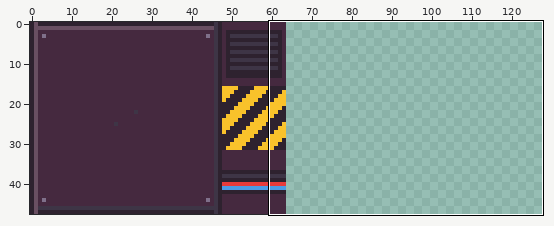
A pixel-art file gets an edit: graphics/source/tileset_wall.aseprite. The picture above shows the old version from afar; the outline marks the close-up.
Close-up. First the earlier version:
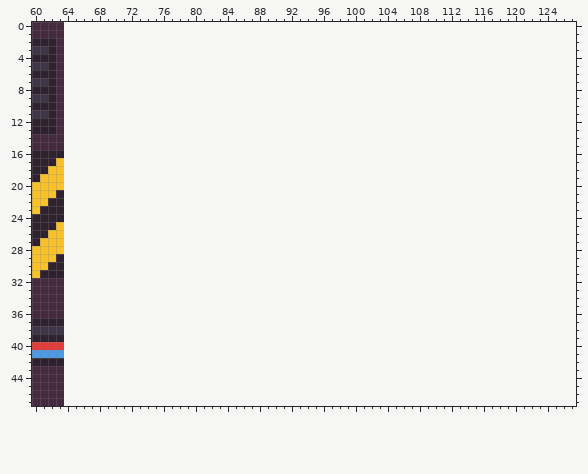
64x48 pixels, 1 frame. Shown: x 60..127, y 0..47. The old version is drawn lined up with the new one, on the new canvas.
After:
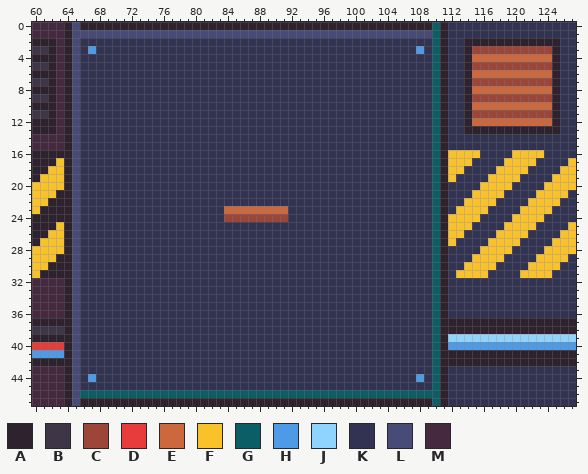
Palette (. is transparent): A #2e222f  B #3e3546  C #9e4539  D #e83b3b  E #cd683d  F #f9c22b  G #0b5e65  H #4d9be6  J #8fd3ff  K #323353  L #484a77  M #45293f
The edit:
canvas 64x48 -> 128x48
y 0: x 64..127 ................................................................ -> ALAAAAAAAAAAAAAAAAAAAAAAAAAAAAAAAAAAAAAAAAAAAAGAKKKKKKKKKKKKKKKK
y 1: x 64..127 ................................................................ -> ALLLLLLLLLLLLLLLLLLLLLLLLLLLLLLLLLLLLLLLLLLLLLGAKKKKKKKKKKKKKKKK
y 2: x 64..127 ................................................................ -> ALKKKKKKKKKKKKKKKKKKKKKKKKKKKKKKKKKKKKKKKKKKKKGAKKAAAAAAAAAAAAKK
y 3: x 64..127 ................................................................ -> ALKHKKKKKKKKKKKKKKKKKKKKKKKKKKKKKKKKKKKKKKKKHKGAKKACCCCCCCCCCAKK
y 4: x 64..127 ................................................................ -> ALKKKKKKKKKKKKKKKKKKKKKKKKKKKKKKKKKKKKKKKKKKKKGAKKAEEEEEEEEEEAKK
y 5: x 64..127 ................................................................ -> ALKKKKKKKKKKKKKKKKKKKKKKKKKKKKKKKKKKKKKKKKKKKKGAKKACCCCCCCCCCAKK
y 6: x 64..127 ................................................................ -> ALKKKKKKKKKKKKKKKKKKKKKKKKKKKKKKKKKKKKKKKKKKKKGAKKAEEEEEEEEEEAKK
y 7: x 64..127 ................................................................ -> ALKKKKKKKKKKKKKKKKKKKKKKKKKKKKKKKKKKKKKKKKKKKKGAKKACCCCCCCCCCAKK
y 8: x 64..127 ................................................................ -> ALKKKKKKKKKKKKKKKKKKKKKKKKKKKKKKKKKKKKKKKKKKKKGAKKAEEEEEEEEEEAKK
y 9: x 64..127 ................................................................ -> ALKKKKKKKKKKKKKKKKKKKKKKKKKKKKKKKKKKKKKKKKKKKKGAKKACCCCCCCCCCAKK
y 10: x 64..127 ................................................................ -> ALKKKKKKKKKKKKKKKKKKKKKKKKKKKKKKKKKKKKKKKKKKKKGAKKAEEEEEEEEEEAKK
y 11: x 64..127 ................................................................ -> ALKKKKKKKKKKKKKKKKKKKKKKKKKKKKKKKKKKKKKKKKKKKKGAKKACCCCCCCCCCAKK
y 12: x 64..127 ................................................................ -> ALKKKKKKKKKKKKKKKKKKKKKKKKKKKKKKKKKKKKKKKKKKKKGAKKAEEEEEEEEEEAKK
y 13: x 64..127 ................................................................ -> ALKKKKKKKKKKKKKKKKKKKKKKKKKKKKKKKKKKKKKKKKKKKKGAKKAAAAAAAAAAAAKK
y 14..15: x 64..127 ................................................................ -> ALKKKKKKKKKKKKKKKKKKKKKKKKKKKKKKKKKKKKKKKKKKKKGAKKKKKKKKKKKKKKKK
y 16: x 64..127 ................................................................ -> ALKKKKKKKKKKKKKKKKKKKKKKKKKKKKKKKKKKKKKKKKKKKKGAFFFFKKKKFFFFKKKK
y 17: x 64..127 ................................................................ -> ALKKKKKKKKKKKKKKKKKKKKKKKKKKKKKKKKKKKKKKKKKKKKGAFFFKKKKFFFFKKKKF
y 18: x 64..127 ................................................................ -> ALKKKKKKKKKKKKKKKKKKKKKKKKKKKKKKKKKKKKKKKKKKKKGAFFKKKKFFFFKKKKFF
y 19: x 64..127 ................................................................ -> ALKKKKKKKKKKKKKKKKKKKKKKKKKKKKKKKKKKKKKKKKKKKKGAFKKKKFFFFKKKKFFF
y 20: x 64..127 ................................................................ -> ALKKKKKKKKKKKKKKKKKKKKKKKKKKKKKKKKKKKKKKKKKKKKGAKKKKFFFFKKKKFFFF
y 21: x 64..127 ................................................................ -> ALKKKKKKKKKKKKKKKKKKKKKKKKKKKKKKKKKKKKKKKKKKKKGAKKKFFFFKKKKFFFFK
y 22: x 64..127 ................................................................ -> ALKKKKKKKKKKKKKKKKKKKKKKKKKKKKKKKKKKKKKKKKKKKKGAKKFFFFKKKKFFFFKK
y 23: x 64..127 ................................................................ -> ALKKKKKKKKKKKKKKKKKKEEEEEEEEKKKKKKKKKKKKKKKKKKGAKFFFFKKKKFFFFKKK
y 24: x 64..127 ................................................................ -> ALKKKKKKKKKKKKKKKKKKCCCCCCCCKKKKKKKKKKKKKKKKKKGAFFFFKKKKFFFFKKKK
y 25: x 64..127 ................................................................ -> ALKKKKKKKKKKKKKKKKKKKKKKKKKKKKKKKKKKKKKKKKKKKKGAFFFKKKKFFFFKKKKF
y 26: x 64..127 ................................................................ -> ALKKKKKKKKKKKKKKKKKKKKKKKKKKKKKKKKKKKKKKKKKKKKGAFFKKKKFFFFKKKKFF
y 27: x 64..127 ................................................................ -> ALKKKKKKKKKKKKKKKKKKKKKKKKKKKKKKKKKKKKKKKKKKKKGAFKKKKFFFFKKKKFFF
y 28: x 64..127 ................................................................ -> ALKKKKKKKKKKKKKKKKKKKKKKKKKKKKKKKKKKKKKKKKKKKKGAKKKKFFFFKKKKFFFF
y 29: x 64..127 ................................................................ -> ALKKKKKKKKKKKKKKKKKKKKKKKKKKKKKKKKKKKKKKKKKKKKGAKKKFFFFKKKKFFFFK
y 30: x 64..127 ................................................................ -> ALKKKKKKKKKKKKKKKKKKKKKKKKKKKKKKKKKKKKKKKKKKKKGAKKFFFFKKKKFFFFKK
y 31: x 64..127 ................................................................ -> ALKKKKKKKKKKKKKKKKKKKKKKKKKKKKKKKKKKKKKKKKKKKKGAKFFFFKKKKFFFFKKK
y 32..36: x 64..127 ................................................................ -> ALKKKKKKKKKKKKKKKKKKKKKKKKKKKKKKKKKKKKKKKKKKKKGAKKKKKKKKKKKKKKKK
y 37..38: x 64..127 ................................................................ -> ALKKKKKKKKKKKKKKKKKKKKKKKKKKKKKKKKKKKKKKKKKKKKGAAAAAAAAAAAAAAAAA
y 39: x 64..127 ................................................................ -> ALKKKKKKKKKKKKKKKKKKKKKKKKKKKKKKKKKKKKKKKKKKKKGAJJJJJJJJJJJJJJJJ
y 40: x 64..127 ................................................................ -> ALKKKKKKKKKKKKKKKKKKKKKKKKKKKKKKKKKKKKKKKKKKKKGAHHHHHHHHHHHHHHHH
y 41..42: x 64..127 ................................................................ -> ALKKKKKKKKKKKKKKKKKKKKKKKKKKKKKKKKKKKKKKKKKKKKGAAAAAAAAAAAAAAAAA
y 43: x 64..127 ................................................................ -> ALKKKKKKKKKKKKKKKKKKKKKKKKKKKKKKKKKKKKKKKKKKKKGAKKKKKKKKKKKKKKKK
y 44: x 64..127 ................................................................ -> ALKHKKKKKKKKKKKKKKKKKKKKKKKKKKKKKKKKKKKKKKKKHKGAKKKKKKKKKKKKKKKK
y 45: x 64..127 ................................................................ -> ALKKKKKKKKKKKKKKKKKKKKKKKKKKKKKKKKKKKKKKKKKKKKGAKKKKKKKKKKKKKKKK
y 46: x 64..127 ................................................................ -> ALGGGGGGGGGGGGGGGGGGGGGGGGGGGGGGGGGGGGGGGGGGGGGAKKKKKKKKKKKKKKKK
y 47: x 64..127 ................................................................ -> ALAAAAAAAAAAAAAAAAAAAAAAAAAAAAAAAAAAAAAAAAAAAAGAKKKKKKKKKKKKKKKK
Boxes around the changes in both close-ups, in picture pixels (x1, y1, x2, y2):
added: (64, 22, 576, 406)
